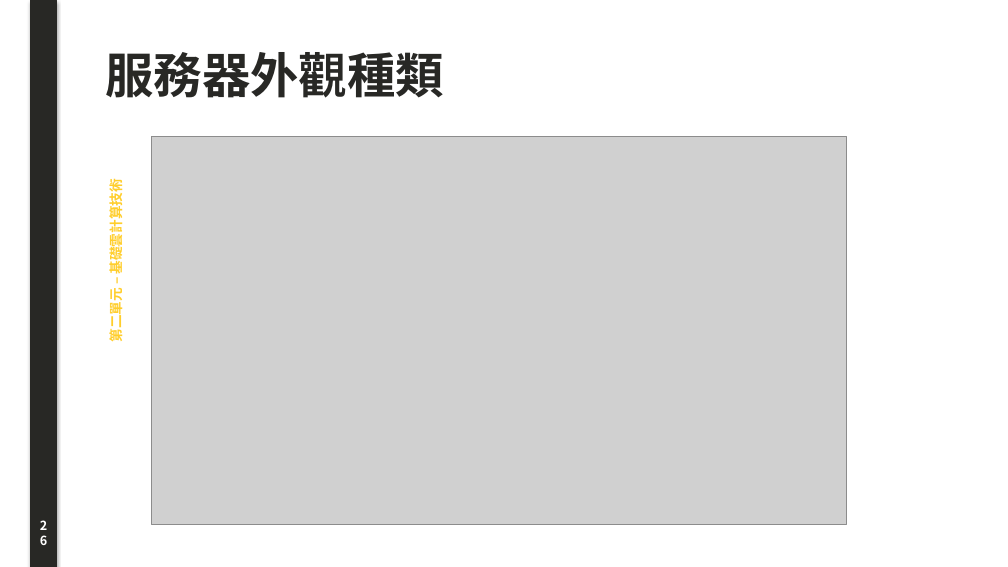
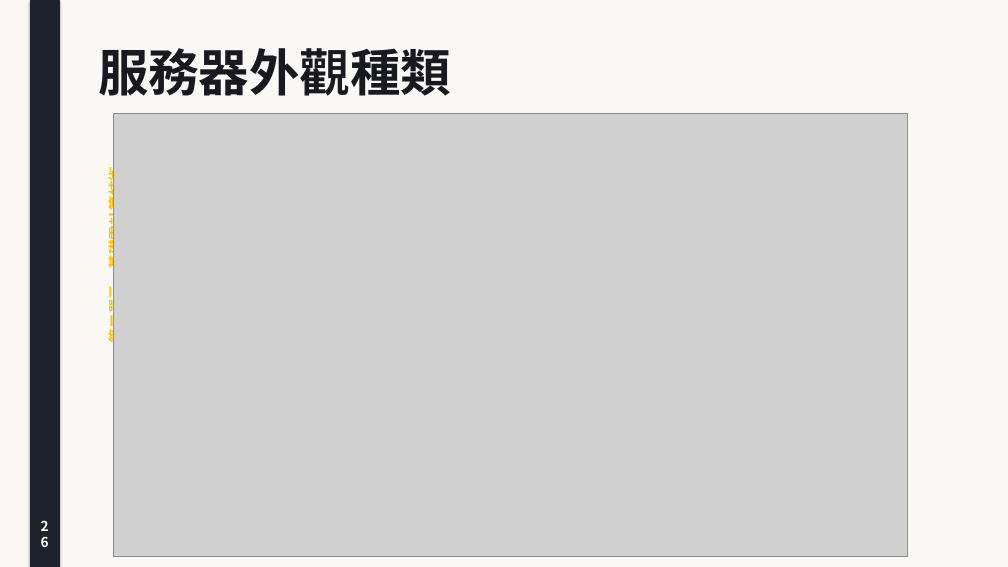
Before and after one commit to joe-ging/seed-cloud-curriculum, a slide deck: slide 26 of downloads/Deck01_Cloud_Foundations_Lecture_Note.pptx. Drawn at 1008x567 pixels with LibreOffice and Linux fonts; fonts in the diff are those of the drawing; grey boxes stand for pictures. Boxes give left, top, right and bottom in pixels: in the first picture for what was removed or moved away, otherwise in the second. Text is boxed around its words. In the diff, an @@ line names an element or a change of style, - is before the commit and + after.

```diff
--- a/downloads/Deck01_Cloud_Foundations_Lecture_Note.pptx
+++ b/downloads/Deck01_Cloud_Foundations_Lecture_Note.pptx
@@ rectangle added at (x1=0, y1=0, x2=1008, y2=567), fill #FAF8F5 @@
@@ rectangle at (x1=30, y1=0, x2=59, y2=567): fill #282825 to #1E222A; outline #282825 0.75 pt to #1E222A 0.75 pt @@
@@ text "第二單元 – 基礎雲計算技術" at (x1=104, y1=177, x2=125, y2=342): size 13 to 14 pt, text colour #FFCE2B to #FFC107 @@
@@ text "服務器外觀種類" moved from (x1=106, y1=52, x2=444, y2=98) to (x1=98, y1=48, x2=451, y2=96) @@
@@ text "服務器外觀種類" at (x1=98, y1=48, x2=451, y2=96): size 46 to 48 pt, text colour #282825 to #181A20 @@
@@ picture resized from (x1=151, y1=136, x2=847, y2=525) to (x1=113, y1=113, x2=907, y2=557) @@
@@ text "26" at (x1=30, y1=514, x2=59, y2=544): size 12 to 13 pt @@
```
Also in this commit, not shown: 39 other slides changed, 43 other files.
